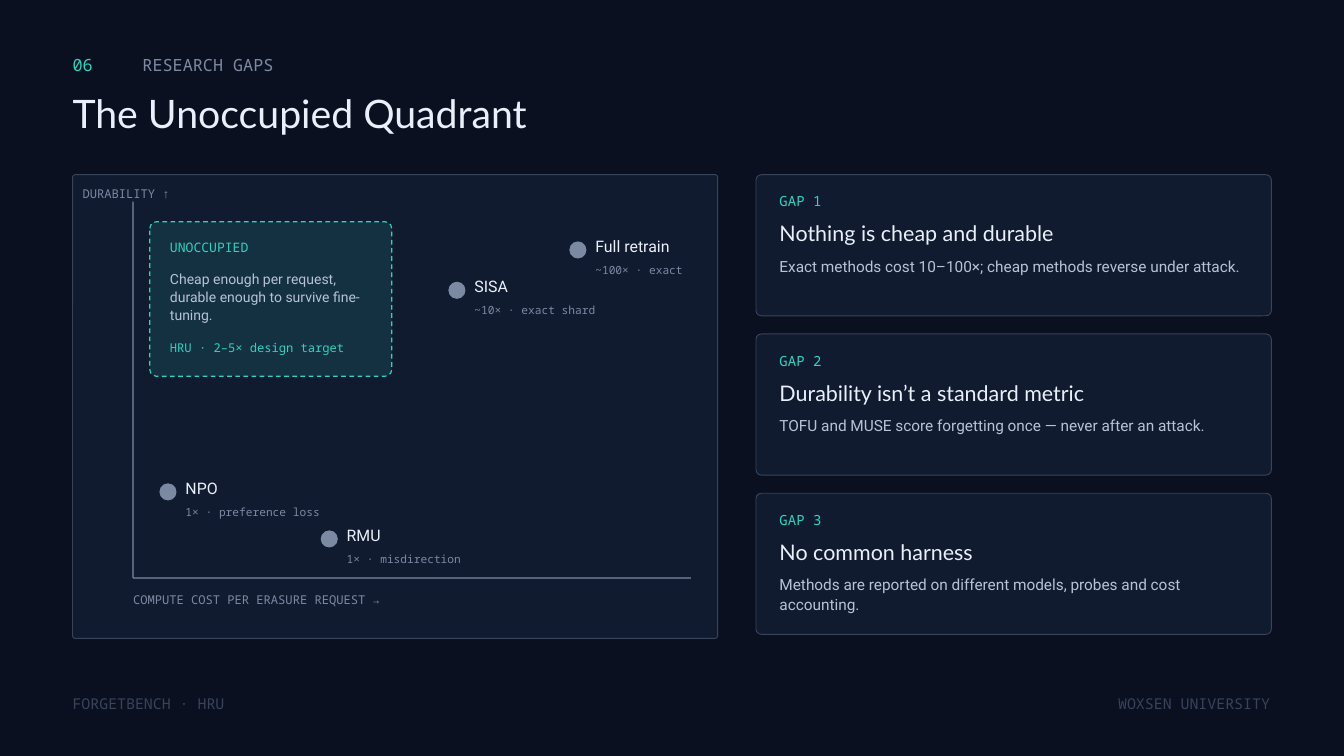
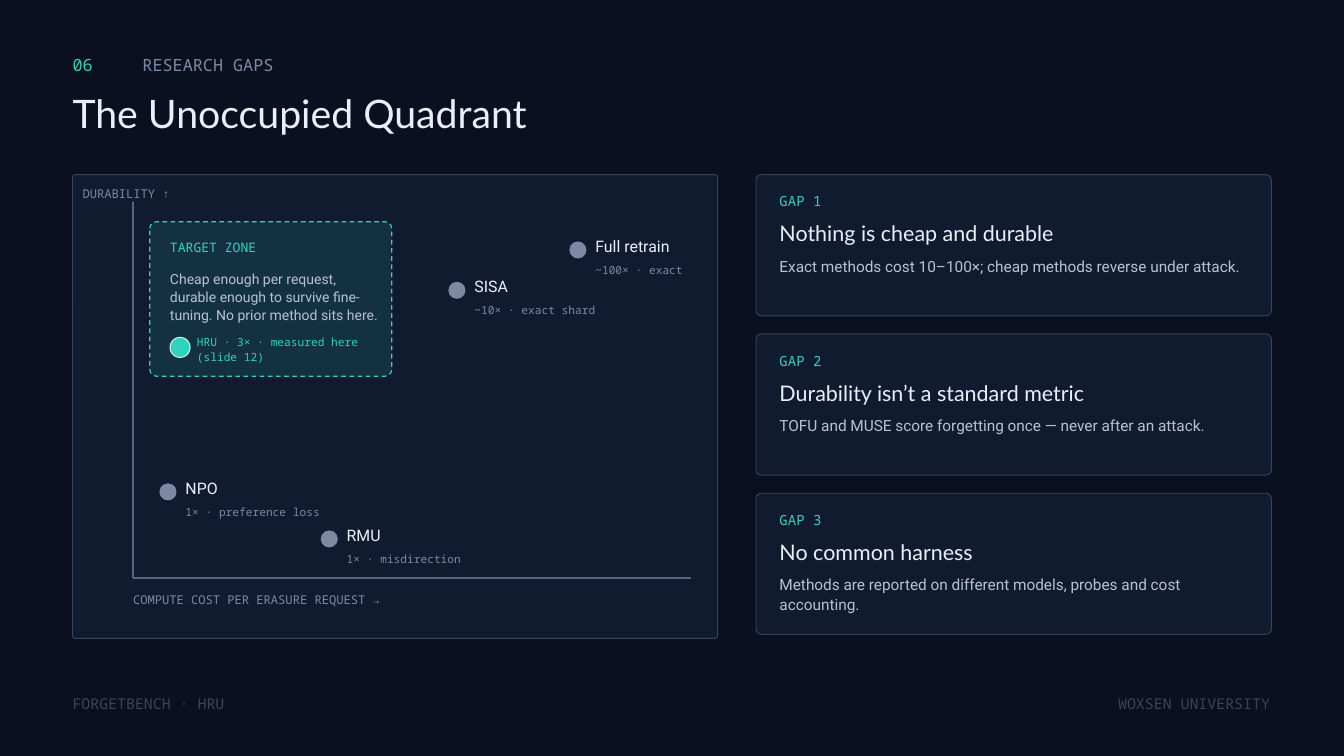
Before and after one commit to Joel-Arpith/ForgetBench, a slide deck: slide 6 of presentation/ForgetBench_HRU_Final.pptx. Drawn at 1344x756 pixels with LibreOffice and Linux fonts; fonts in the diff are those of the drawing. Boxes give left, top, right and bottom in pixels: in the first picture for what was removed or moved away, otherwise in the second. Text is boxed around its words. In the diff, an @@ line names an element or a change of style, - is before the commit and + after.

```diff
--- a/presentation/ForgetBench_HRU_Final.pptx
+++ b/presentation/ForgetBench_HRU_Final.pptx
@@ text at (x1=170, y1=242, x2=256, y2=252): text changed @@
-UNOCCUPIED
+TARGET ZONE
@@ text at (x1=170, y1=273, x2=378, y2=323): text changed @@
-Cheap enough per request, durable enough to survive fine-tuning.
+Cheap enough per request, durable enough to survive fine-tuning. No prior method sits here.
@@ text removed at (x1=170, y1=343, x2=345, y2=355) @@
-HRU · 2–5× design target
@@ ellipse added at (x1=170, y1=337, x2=190, y2=358), fill #2DD4BF, outline #EAF0FA 1 pt @@
@@ text added at (x1=197, y1=337, x2=358, y2=363), 12 pt, text #2DD4BF @@
+HRU · 3× · measured here (slide 12)
```
Also in this commit, not shown: 1 other file.
